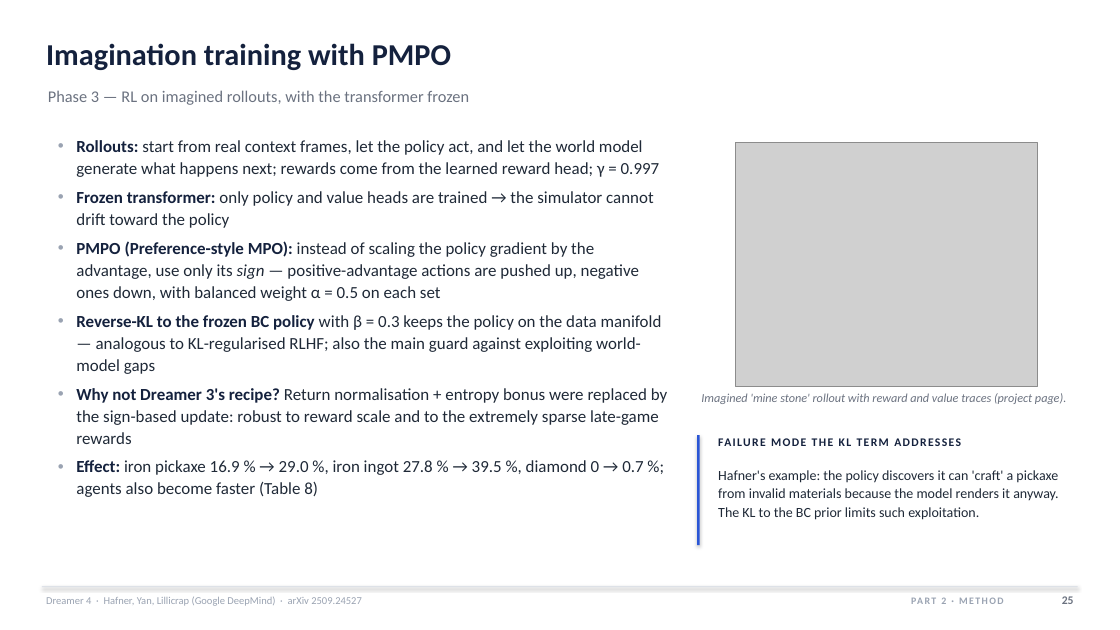
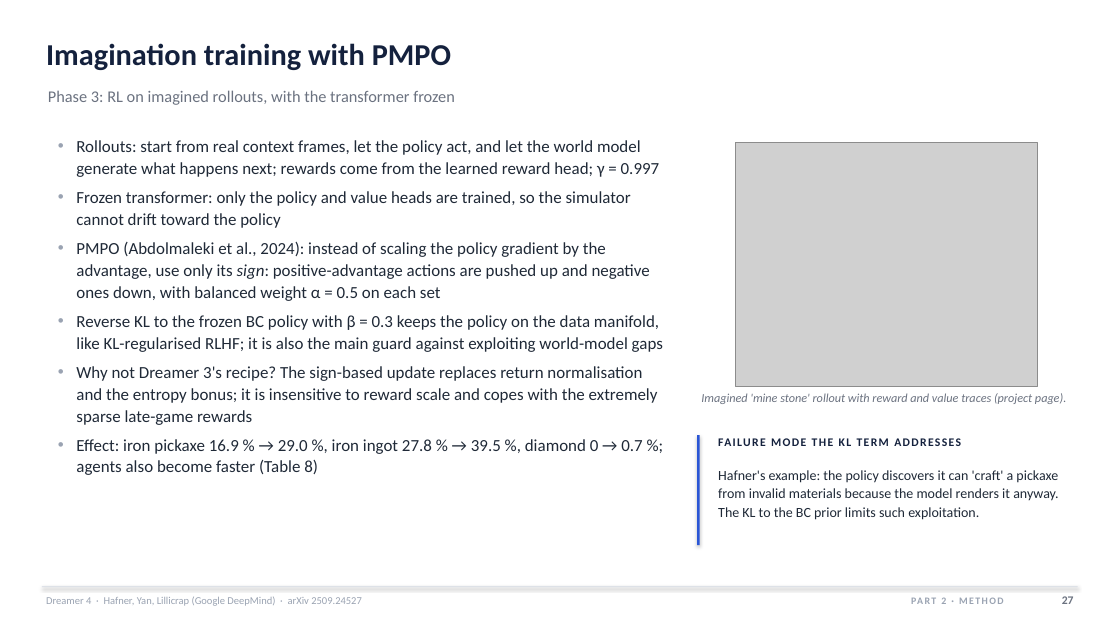
Before and after one commit to HarmannBitte/Dreamer-4, a slide deck: slide 27 of presentation/Dreamer4_Deep_Dive.pptx (slide 25 before the commit). Drawn at 1120x630 pixels with LibreOffice and Linux fonts; fonts in the diff are those of the drawing; grey boxes stand for pictures. Boxes give left, top, right and bottom in pixels: in the first picture for what was removed or moved away, otherwise in the second. Text is boxed around its words. In the diff, an @@ line names an element or a change of style, - is before the commit and + after.

Commit message:
Humanizer text pass over both decks (blader/humanizer v3); new slides: Algorithm 1 in full (eqs. 5-11); deep dive v7 (52 slides), final talk v2 (45 slides); v6 + final v1 renders archived in versions/

```diff
--- a/presentation/Dreamer4_Deep_Dive.pptx
+++ b/presentation/Dreamer4_Deep_Dive.pptx
@@ text at (x1=48, y1=90, x2=455, y2=105): text changed @@
-Phase 3 — RL on imagined rollouts, with the transformer frozen
+Phase 3: RL on imagined rollouts, with the transformer frozen
@@ text at (x1=76, y1=140, x2=660, y2=475): text colour #14213D to #1F2937, bold off in "Rollouts:", "Effect:" @@
@@ text at (x1=76, y1=191, x2=663, y2=425): text changed @@
-• Frozen transformer: only policy and value heads are trained → the simulator cannot drift toward the policy
-• PMPO (Preference-style MPO): instead of scaling the policy gradient by the advantage, use only its sign — positive-advantage actions are pushed up, negative ones down, with balanced weight α = 0.5 on each set
-• Reverse-KL to the frozen BC policy with β = 0.3 keeps the policy on the data manifold — analogous to KL-regularised RLHF; also the main guard against exploiting world-model gaps
-• Why not Dreamer 3's recipe? Return normalisation + entropy bonus were replaced by the sign-based update: robust to reward scale and to the extremely sparse late-game rewards
+• Frozen transformer: only the policy and value heads are trained, so the simulator cannot drift toward the policy
+• PMPO (Abdolmaleki et al., 2024): instead of scaling the policy gradient by the advantage, use only its sign: positive-advantage actions are pushed up and negative ones down, with balanced weight α = 0.5 on each set
+• Reverse KL to the frozen BC policy with β = 0.3 keeps the policy on the data manifold, like KL-regularised RLHF; it is also the main guard against exploiting world-model gaps
+• Why not Dreamer 3's recipe? The sign-based update replaces return normalisation and the entropy bonus; it is insensitive to reward scale and copes with the extremely sparse late-game rewards
@@ text at (x1=1062, y1=596, x2=1074, y2=604): text changed @@
-25
+27
```
Also in this commit, not shown: 47 other slides changed, 2 slides added, 18 other files.
